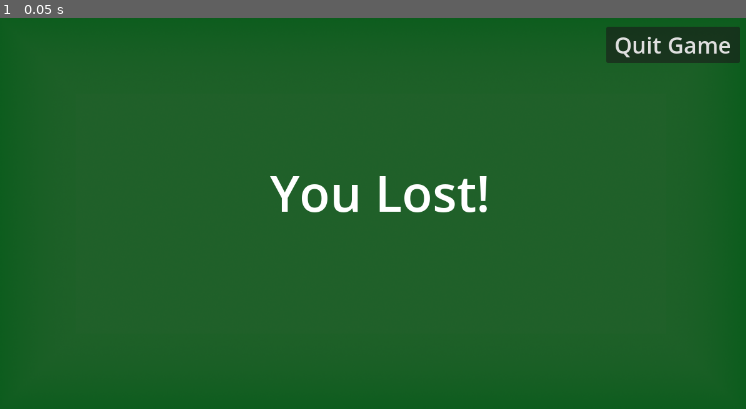
Above: before the commit, frame 1.
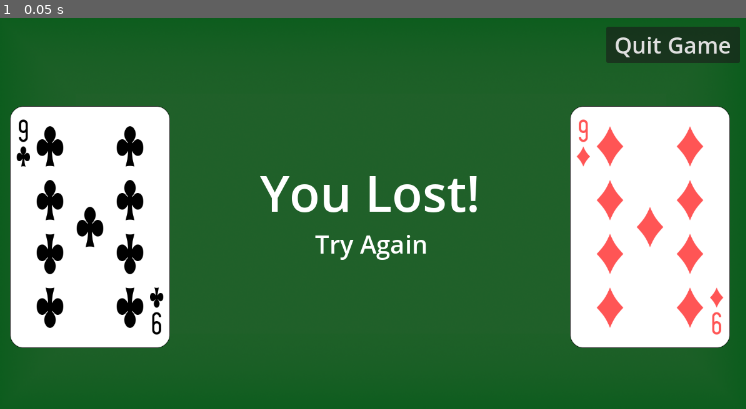
Above: after the commit, the same moment.

Repository: rayaboutany/Euchre
Game: Godot game, scene res://scenes/lose.tscn
The game is run twice, just before and just after one commit, with the same random seed, the same clock (stepped at 60 frames per second) and the same inputs. This scene is started directly instead of the project's main scene.
Inputs:
- Up to frame 1 (0.05 s): no input

The runs differ from the first frame. In frame 1, 28% of the frame differs, in the area x 1-98%, y 22-85%.

Commit message:
Win/Lose scene decoration

Diff:
--- a/scenes/lose.tscn
+++ b/scenes/lose.tscn
@@ -1,7 +1,9 @@
-[gd_scene load_steps=3 format=3 uid="uid://cj2p4rpqnj6ot"]
+[gd_scene load_steps=5 format=3 uid="uid://cj2p4rpqnj6ot"]
 
 [ext_resource type="Texture2D" uid="uid://dpwr2xxec4e02" path="res://assets/background.png" id="1_5y3qo"]
 [ext_resource type="Script" path="res://scripts/BackButton.gd" id="2_1527m"]
+[ext_resource type="Texture2D" uid="uid://dhrbtawbmkgbj" path="res://assets/cards/English_pattern_9_of_clubs.svg.png" id="3_3ipno"]
+[ext_resource type="Texture2D" uid="uid://dnyuhuwa02jgx" path="res://assets/cards/English_pattern_9_of_diamonds.svg.png" id="4_xdudr"]
 
 [node name="Lose" type="Node2D"]
 
@@ -20,12 +22,30 @@
 text = "Quit Game"
 script = ExtResource("2_1527m")
 
+[node name="Label2" type="Label" parent="."]
+offset_left = 552.0
+offset_top = 382.0
+offset_right = 730.0
+offset_bottom = 492.0
+theme_override_font_sizes/font_size = 40
+text = "Try Again"
+
 [node name="Label" type="Label" parent="."]
-offset_left = 480.0
+offset_left = 464.0
 offset_top = 272.0
-offset_right = 832.0
+offset_right = 816.0
 offset_bottom = 382.0
 theme_override_font_sizes/font_size = 80
 text = "You Lost!"
 
+[node name="EnglishPattern9OfClubs_svg" type="Sprite2D" parent="."]
+position = Vector2(192, 382.5)
+scale = Vector2(0.711111, 0.716667)
+texture = ExtResource("3_3ipno")
+
+[node name="EnglishPattern9OfDiamonds_svg" type="Sprite2D" parent="."]
+position = Vector2(1088, 382.5)
+scale = Vector2(0.711111, 0.716667)
+texture = ExtResource("4_xdudr")
+
 [connection signal="pressed" from="BackButton" to="BackButton" method="_on_pressed"]
--- a/scenes/win.tscn
+++ b/scenes/win.tscn
@@ -1,7 +1,9 @@
-[gd_scene load_steps=3 format=3 uid="uid://b6mgqsfdjevoe"]
+[gd_scene load_steps=5 format=3 uid="uid://b6mgqsfdjevoe"]
 
 [ext_resource type="Texture2D" uid="uid://dpwr2xxec4e02" path="res://assets/background.png" id="1_s7iha"]
 [ext_resource type="Script" path="res://scripts/BackButton.gd" id="2_4edde"]
+[ext_resource type="Texture2D" uid="uid://3xgw5aymjx0f" path="res://assets/cards/English_pattern_jack_of_hearts.svg.png" id="3_mwlo6"]
+[ext_resource type="Texture2D" uid="uid://dk8f6w5mywfac" path="res://assets/cards/English_pattern_jack_of_spades.svg.png" id="4_ihhhv"]
 
 [node name="Win" type="Node2D"]
 
@@ -20,6 +22,14 @@
 text = "Quit Game"
 script = ExtResource("2_4edde")
 
+[node name="Label2" type="Label" parent="."]
+offset_left = 480.0
+offset_top = 376.0
+offset_right = 819.0
+offset_bottom = 486.0
+theme_override_font_sizes/font_size = 40
+text = "Congratulations!"
+
 [node name="Label" type="Label" parent="."]
 offset_left = 472.0
 offset_top = 272.0
@@ -28,4 +38,14 @@
 theme_override_font_sizes/font_size = 80
 text = "You Win!"
 
+[node name="EnglishPatternJackOfHearts_svg" type="Sprite2D" parent="."]
+position = Vector2(192, 384.5)
+scale = Vector2(0.711111, 0.709259)
+texture = ExtResource("3_mwlo6")
+
+[node name="EnglishPatternJackOfSpades_svg" type="Sprite2D" parent="."]
+position = Vector2(1088, 384)
+scale = Vector2(0.716667, 0.709259)
+texture = ExtResource("4_ihhhv")
+
 [connection signal="pressed" from="BackButton" to="BackButton" method="_on_pressed"]
